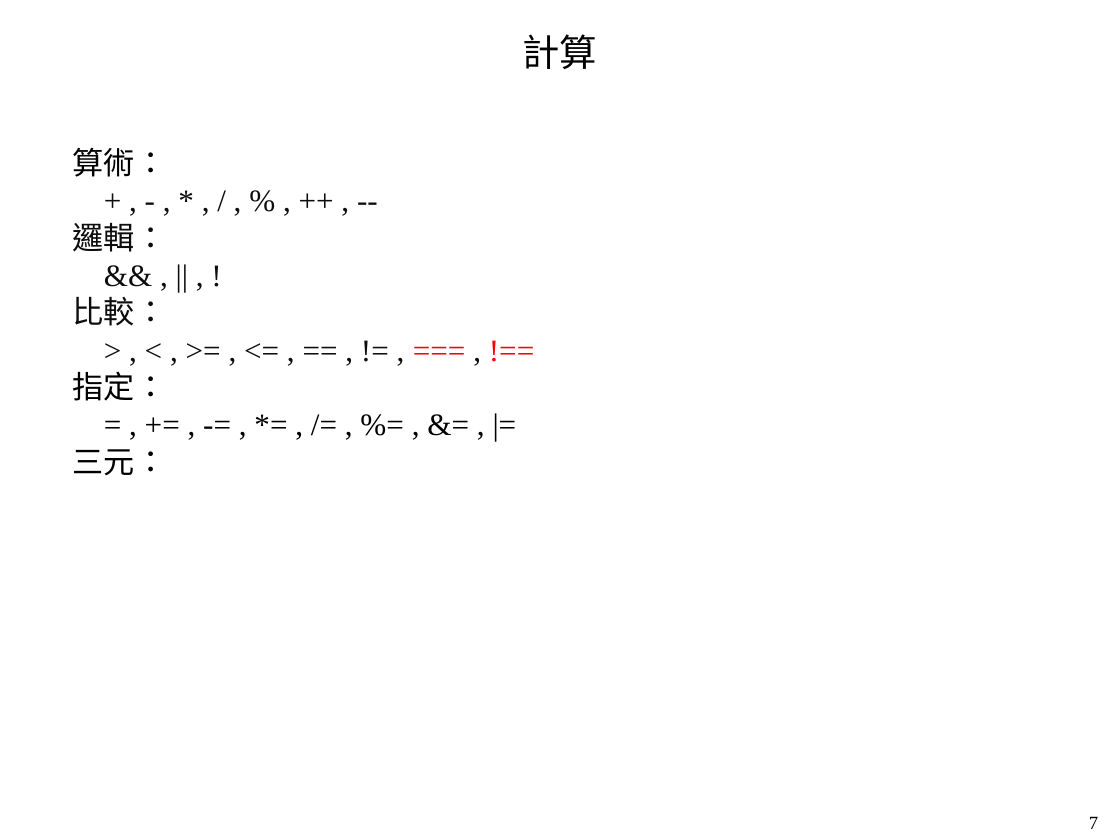
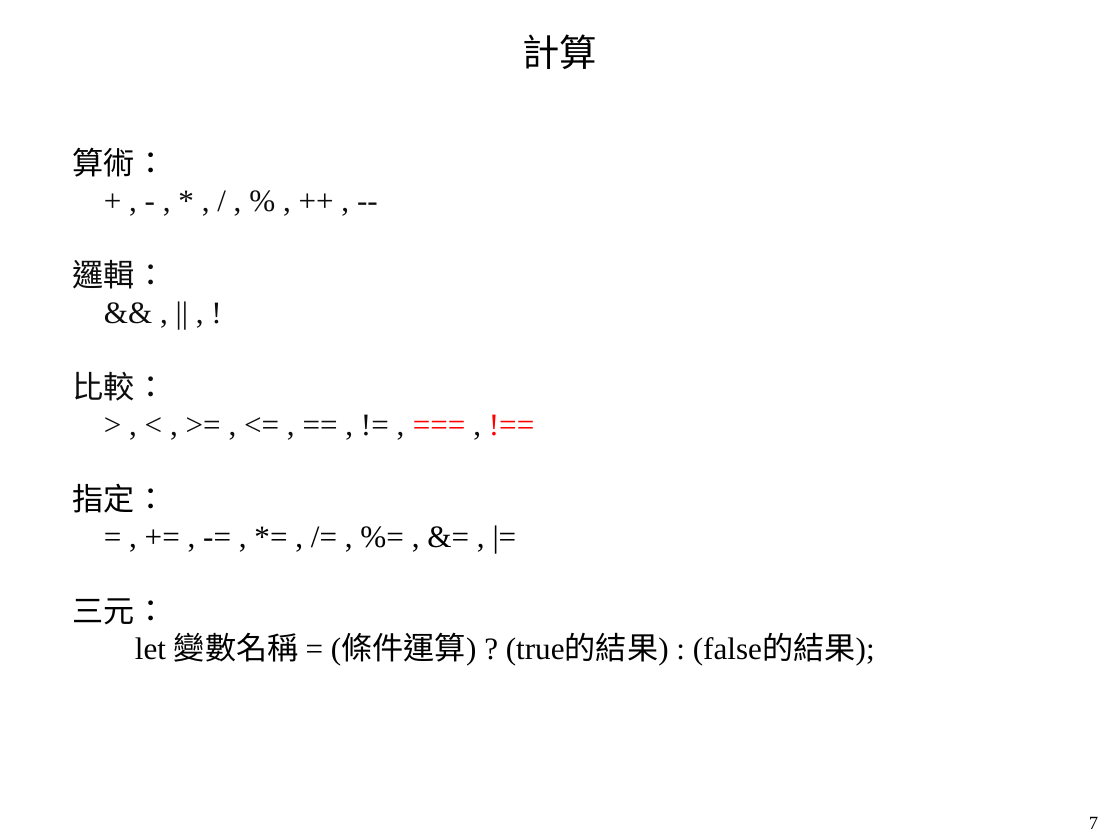
Before and after one commit to mar120434/2021_web_tutor, a slide deck: slide 7 of 動態網頁.pptx. Drawn at 1120x840 pixels with LibreOffice and Linux fonts; fonts in the diff are those of the drawing. Boxes give left, top, right and bottom in pixels: in the first picture for what was removed or moved away, otherwise in the second. Text is boxed around its words. In the diff, an @@ line names an element or a change of style, - is before the commit and + after.

```diff
--- a/動態網頁.pptx
+++ b/動態網頁.pptx
@@ text at box(135, 633, 875, 665): paragraph added @@
+let 變數名稱 = (條件運算) ? (true的結果) : (false的結果);
```
Also in this commit, not shown: 2 other slides changed, 1 slide added, 3 other files.
